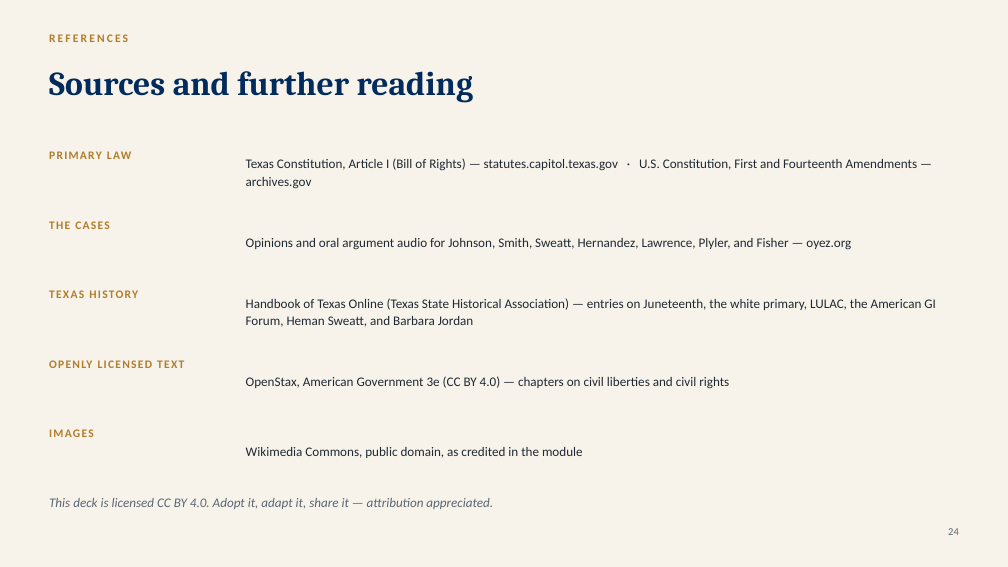
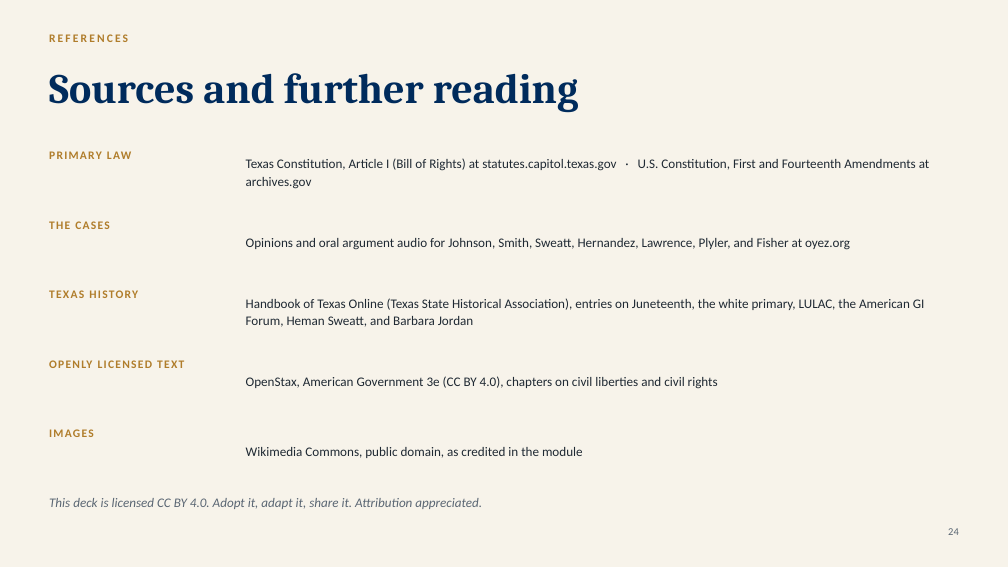
Before and after one commit to ProfessorJaredAlanStewart/texas-govt-modules, a slide deck: slide 25 of slides/Chapter 16 - Civil Liberties and Civil Rights (Lecture Deck).pptx. Drawn at 1008x567 pixels with LibreOffice and Linux fonts; fonts in the diff are those of the drawing. Boxes give left, top, right and bottom in pixels: in the first picture for what was removed or moved away, otherwise in the second. Text is boxed around its words. In the diff, an @@ line names an element or a change of style, - is before the commit and + after.

```diff
--- a/slides/Chapter 16 - Civil Liberties and Civil Rights (Lecture Deck).pptx
+++ b/slides/Chapter 16 - Civil Liberties and Civil Rights (Lecture Deck).pptx
@@ text "Sources and further reading" at (x1=49, y1=73, x2=579, y2=113): size 32 to 40 pt @@
@@ text at (x1=246, y1=158, x2=930, y2=189): text changed @@
-Texas Constitution, Article I (Bill of Rights) — statutes.capitol.texas.gov · U.S. Constitution, First and Fourteenth Amendments — archives.gov
+Texas Constitution, Article I (Bill of Rights) at statutes.capitol.texas.gov · U.S. Constitution, First and Fourteenth Amendments at archives.gov
@@ text at (x1=246, y1=238, x2=850, y2=250): text changed @@
-Opinions and oral argument audio for Johnson, Smith, Sweatt, Hernandez, Lawrence, Plyler, and Fisher — oyez.org
+Opinions and oral argument audio for Johnson, Smith, Sweatt, Hernandez, Lawrence, Plyler, and Fisher at oyez.org
@@ text at (x1=246, y1=298, x2=925, y2=327): text changed @@
-Handbook of Texas Online (Texas State Historical Association) — entries on Juneteenth, the white primary, LULAC, the American GI Forum, Heman Sweatt, and Barbara Jordan
+Handbook of Texas Online (Texas State Historical Association), entries on Juneteenth, the white primary, LULAC, the American GI Forum, Heman Sweatt, and Barbara Jordan
@@ text at (x1=246, y1=376, x2=718, y2=389): text changed @@
-OpenStax, American Government 3e (CC BY 4.0) — chapters on civil liberties and civil rights
+OpenStax, American Government 3e (CC BY 4.0), chapters on civil liberties and civil rights
@@ text at (x1=49, y1=498, x2=482, y2=509): text changed @@
-This deck is licensed CC BY 4.0. Adopt it, adapt it, share it — attribution appreciated.
+This deck is licensed CC BY 4.0. Adopt it, adapt it, share it. Attribution appreciated.
```
Also in this commit, not shown: 25 other slides changed, 1 other file.
